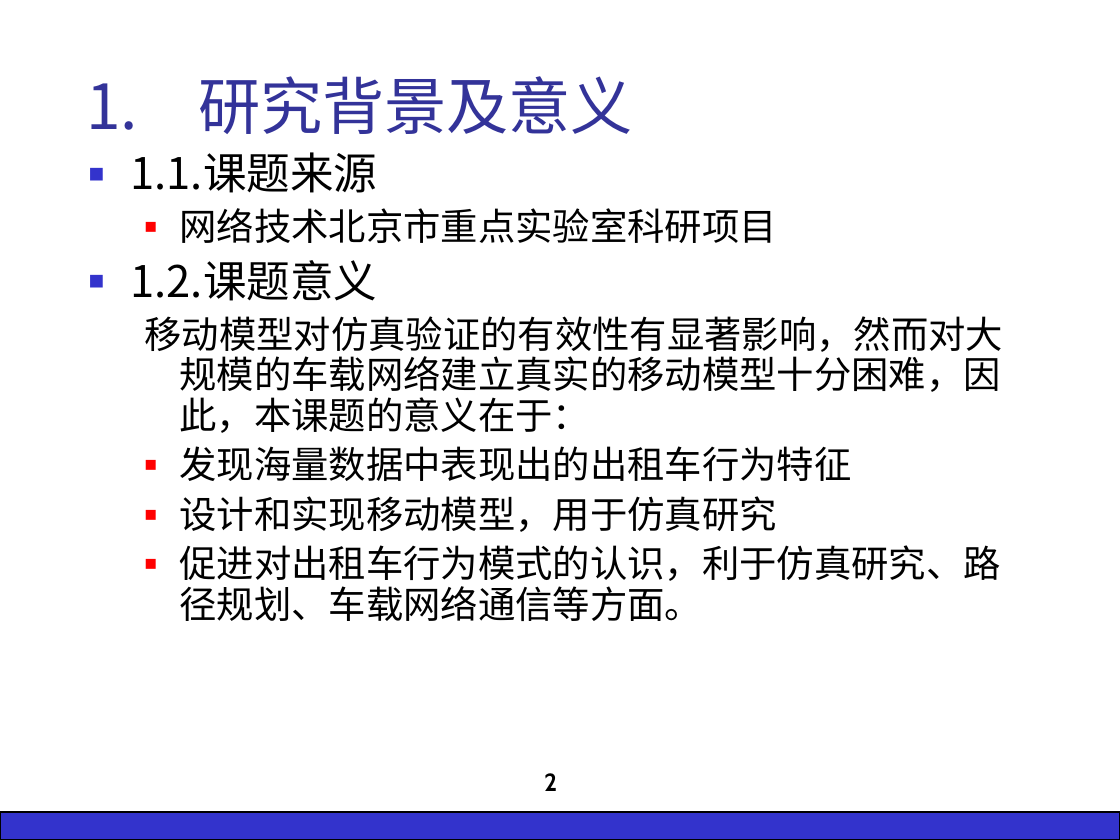
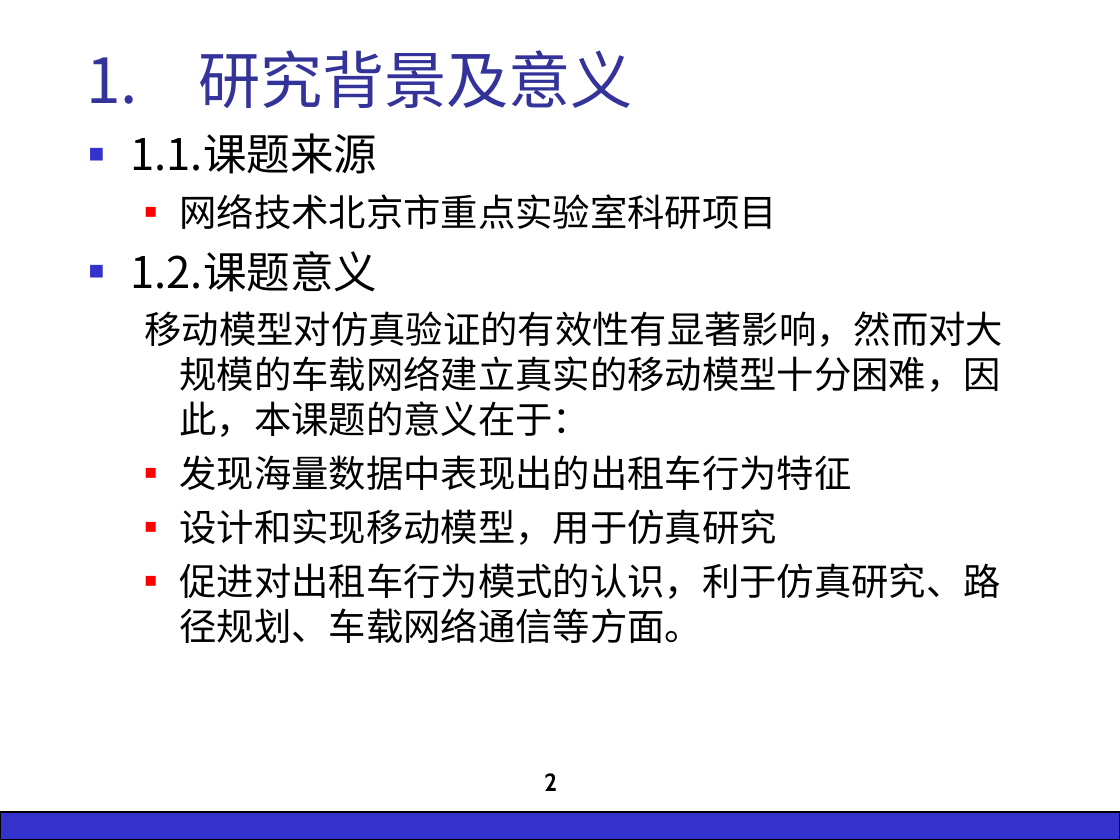
Before and after one commit to wsgan001/BigPaper, a slide deck: slide 2 of 开题/ZY1321222-杨文静-开题演示：基于海量交通数据挖掘的移动模型的研究与实现-20150321-0-ywj.ppt. Drawn at 1120x840 pixels with LibreOffice and Linux fonts; fonts in the diff are those of the drawing; background and template pictures are left out. Boxes give left, top, right and bottom in pixels: in the first picture for what was removed or moved away, otherwise in the second. Text is boxed around its words. In the diff, an @@ line names an element or a change of style, - is before the commit and + after.

```diff
--- a/开题/ZY1321222-杨文静-开题演示：基于海量交通数据挖掘的移动模型的研究与实现-20150321-0-ywj.ppt
+++ b/开题/ZY1321222-杨文静-开题演示：基于海量交通数据挖掘的移动模型的研究与实现-20150321-0-ywj.ppt
@@ title "1. 研究背景及意义": place and size @@
-title "1. 研究背景及意义" at bbox=[86, 76, 633, 134]
+title "1. 研究背景及意义" at bbox=[86, 50, 633, 108]
@@ text "1.1.课题来源": place and size @@
-text "1.1.课题来源" at bbox=[131, 152, 1004, 621]
+text "1.1.课题来源" at bbox=[131, 133, 1004, 643]
@@ text "1.1.课题来源" at bbox=[131, 133, 1004, 643]: line spacing 0.9 to 1 @@
```
Also in this commit, not shown: 5 other slides changed, 3 slides added, 1 slide removed, 19 other files.
